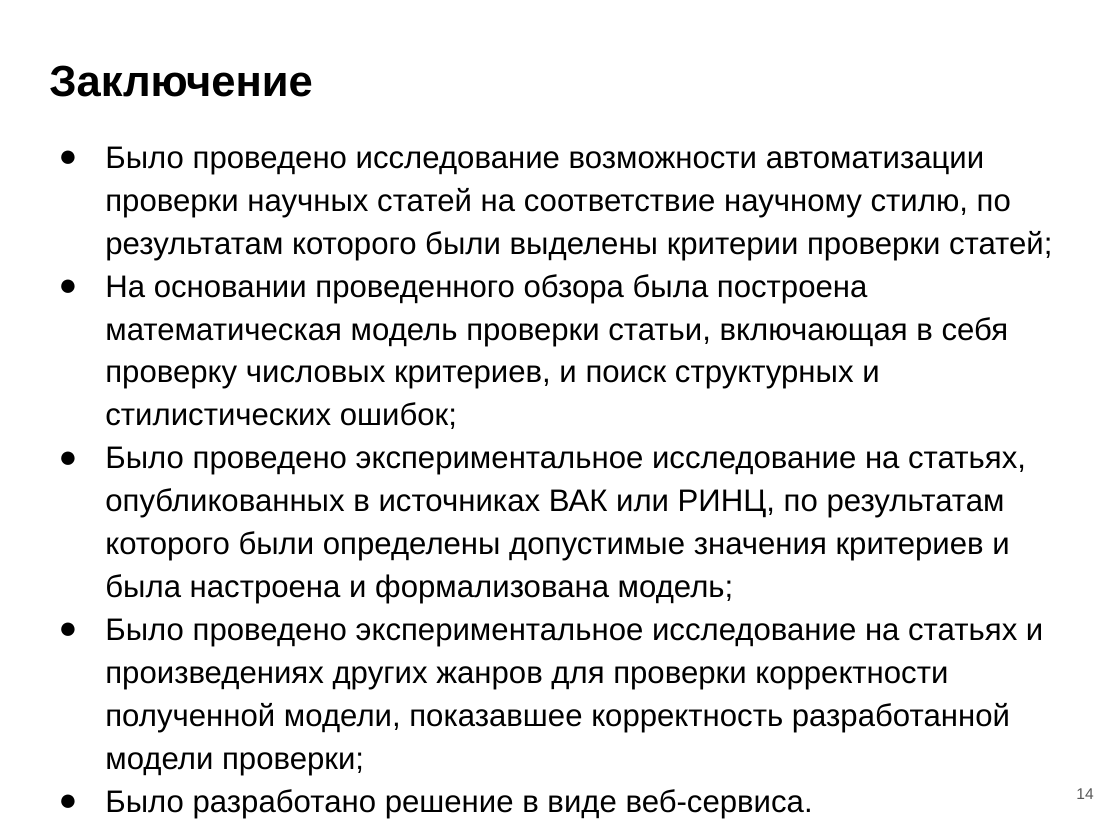
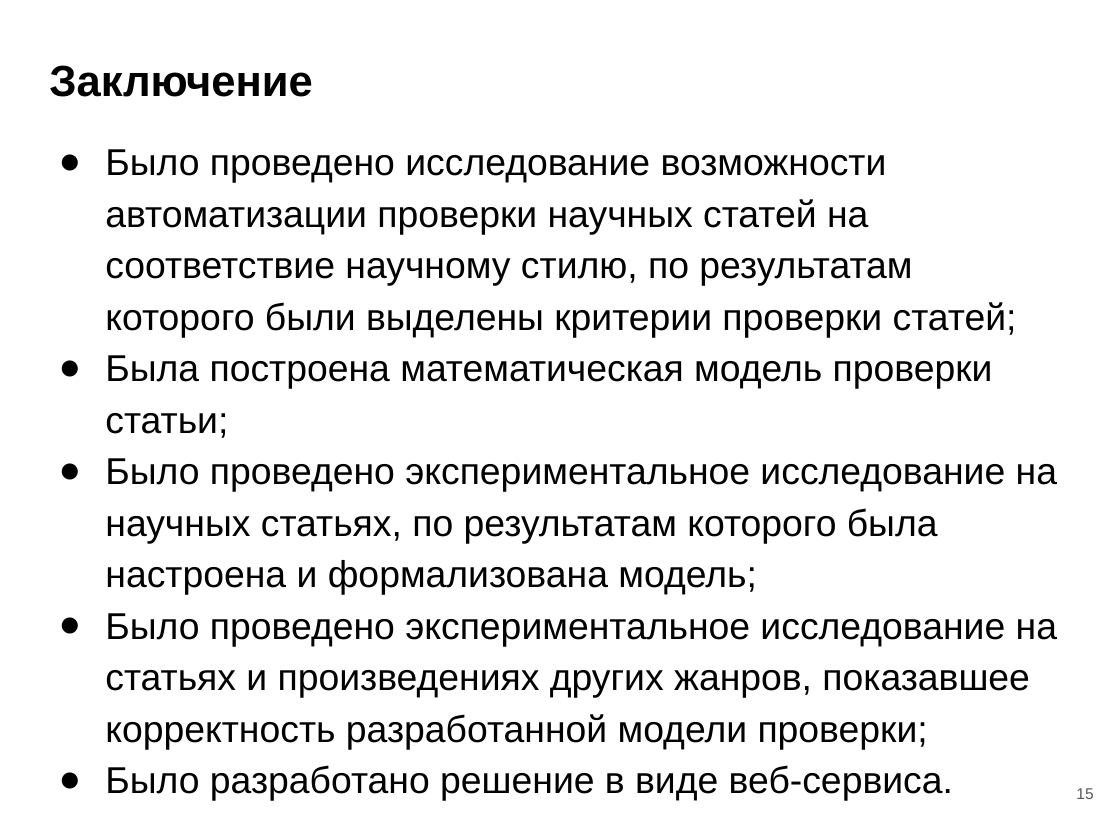
Before and after one commit to OSLL/sw-auto, a slide deck: slide 15 of paper_work/masters thesis/msc_slides.pptx (slide 14 before the commit). Drawn at 1120x840 pixels with LibreOffice and Linux fonts; fonts in the diff are those of the drawing. Boxes give left, top, right and bottom in pixels: in the first picture for what was removed or moved away, otherwise in the second. Text is boxed around its words. In the diff, an @@ line names an element or a change of style, - is before the commit and + after.

Commit message:
slides v1.1

```diff
--- a/paper_work/masters thesis/msc_slides.pptx
+++ b/paper_work/masters thesis/msc_slides.pptx
@@ text at (105,149,1017,801): size 20 to 24 pt in "Было проведено исследование возможности автоматизации провер ...", "Было разработано решение в виде веб-сервиса." @@
@@ text at (105,355,1057,749): text changed; size 20 to 24 pt @@
-● На основании проведенного обзора была построена математическая модель проверки статьи, включающая в себя проверку числовых критериев, и поиск структурных и стилистических ошибок;
-● Было проведено экспериментальное исследование на статьях, опубликованных в источниках ВАК или РИНЦ, по результатам которого были определены допустимые значения критериев и была настроена и формализована модель;
-● Было проведено экспериментальное исследование на статьях и произведениях других жанров для проверки корректности полученной модели, показавшее корректность разработанной модели проверки;
+● Была построена математическая модель проверки статьи;
+● Было проведено экспериментальное исследование на научных статьях, по результатам которого была настроена и формализована модель;
+● Было проведено экспериментальное исследование на статьях и произведениях других жанров, показавшее корректность разработанной модели проверки;
@@ page number at (1076,788,1093,799): text changed @@
-14
+15
```
Also in this commit, not shown: 3 other slides changed, 11 slides added, 3 other files.
